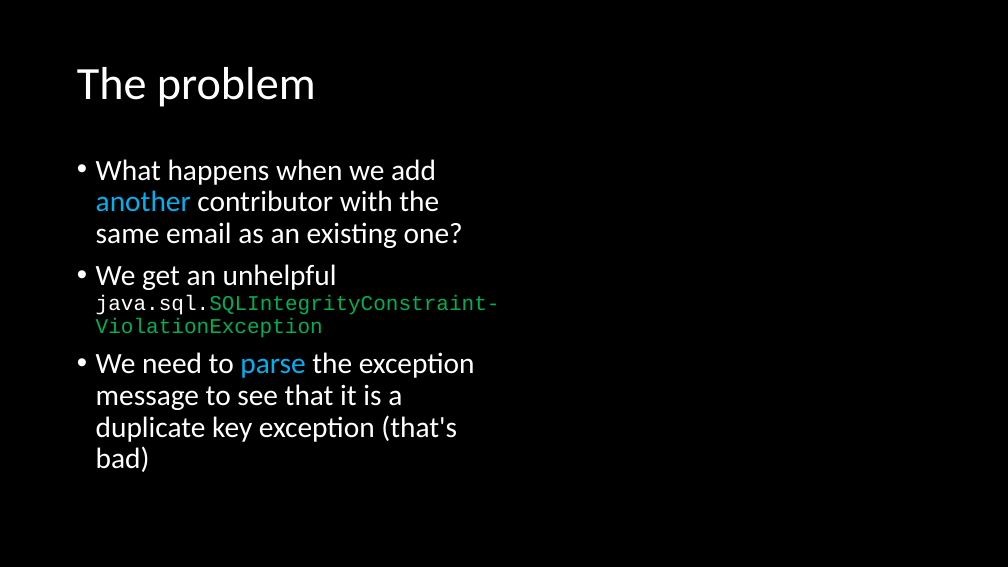
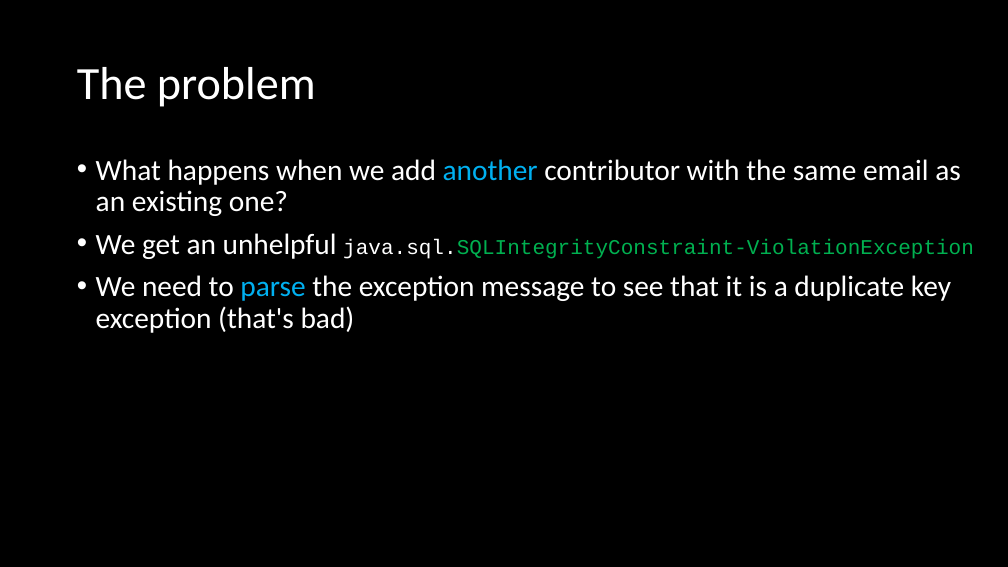
Before and after one commit to ckiefriter1/PT-BESD, a slide deck: slide 3 of Week14/03 Pet Park - Global Error Handler.pptx. Drawn at 1008x567 pixels with LibreOffice and Linux fonts; fonts in the diff are those of the drawing. Boxes give left, top, right and bottom in pixels: in the first picture for what was removed or moved away, otherwise in the second. Text is boxed around its words. In the diff, an @@ line names an element or a change of style, - is before the commit and + after.

```diff
--- a/Week14/03 Pet Park - Global Error Handler.pptx
+++ b/Week14/03 Pet Park - Global Error Handler.pptx
@@ text "What happens when we add ..." rewrapped from [96, 159, 500, 472] to [96, 159, 974, 333] @@
```
Also in this commit, not shown: 1 other slide changed, 5 other files.
